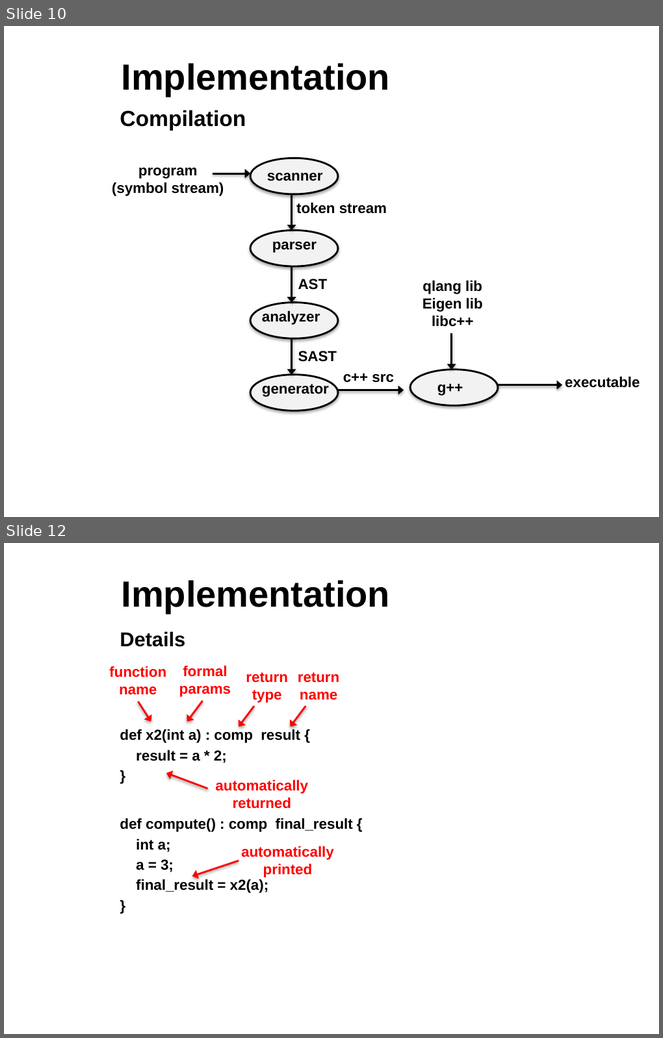
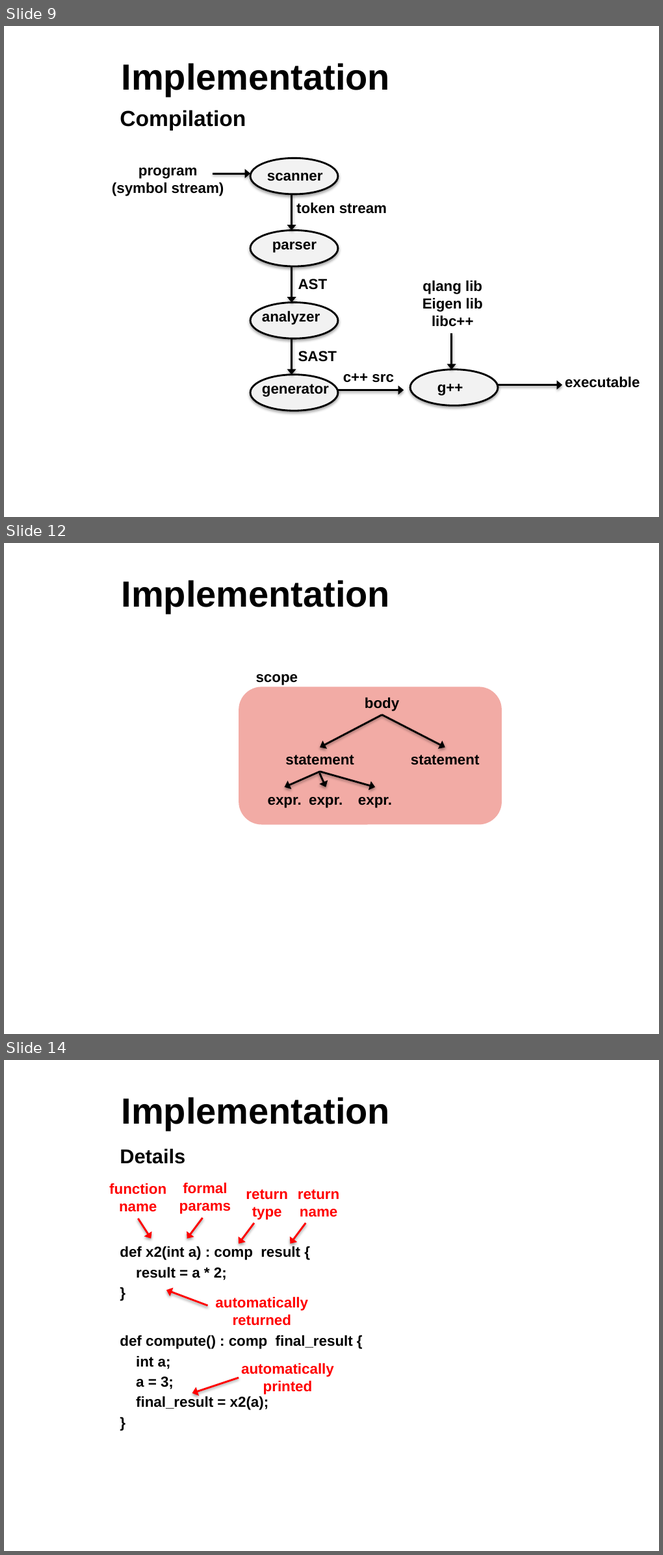
Before and after one commit to sdk21/PLT, a slide deck: Demo/Qlang.pptx. Shown one above the other, each under a label of ours: slides 10 and 12 before the commit, slides 9, 12 and 14 after it; the slides between them are not shown. The pictures are 663x1038 and 663x1555 pixels, drawn with LibreOffice and Linux fonts; fonts in the diff are those of the drawing; background and template pictures are left out. Boxes give left, top, right and bottom in pixels: in the first picture for what was removed or moved away, otherwise in the second. Text is boxed around its words. In the diff, an @@ line names an element or a change of style, - is before the commit and + after.

```diff
--- a/Demo/Qlang.pptx
+++ b/Demo/Qlang.pptx
@@ slide 12 added at <box>4,543,659,1034</box>, background picture (left out) @@
@@ title added at <box>122,580,390,613</box>, 40 pt, text #000000, bold @@
+Implementation
@@ text added at <box>256,674,298,685</box>, 16 pt, text #000000, bold @@
+scope
@@ rounded rectangle added at <box>239,687,502,824</box>, fill #EF978F at 80% opacity @@
@@ text added at <box>365,697,399,711</box>, 16 pt, text #000000, bold @@
+body
@@ arrow added from (382, 715) to (320, 747), #000000 2 pt @@
@@ arrow added from (382, 715) to (445, 747), #000000 2 pt @@
@@ text added at <box>285,755,354,765</box>, 16 pt, text #000000, bold @@
+statement
@@ text added at <box>411,755,480,765</box>, 16 pt, text #000000, bold @@
+statement
@@ arrow added from (320, 772) to (284, 787), #000000 2 pt @@
@@ arrow added from (320, 772) to (376, 787), #000000 2 pt @@
@@ arrow added from (320, 773) to (326, 787), #000000 2 pt @@
@@ text added at <box>268,797,302,808</box>, 16 pt, text #000000, bold @@
+expr.
@@ text added at <box>309,797,343,808</box>, 16 pt, text #000000, bold @@
+expr.
@@ text added at <box>358,797,392,808</box>, 16 pt, text #000000, bold @@
+expr.
@@ what was slide 10 is now slide 9 @@
@@ what was slide 12 is now slide 14 @@
```
Also in this commit, not shown: 3 slides changed, 3 other slides added.
